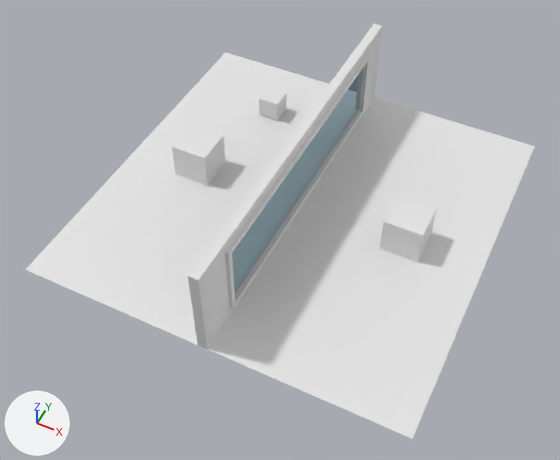
What one commit did to the glTF model game/source/map.glb.
Both versions are drawn from a 50 mm camera at (11.8, -25.8, 28.6) aimed at (-0.4, -1.4, -1.9). Arrows for +X, +Y and +Z are at lower left; the lights stay in place. Where no turn or scale is listed for an object, it has been applied to the vertices.

Names of what the first picture shows: 'Cube -col', 'Cube2 -col', 'floor -col', 'mirror -col', 'wall -col'.
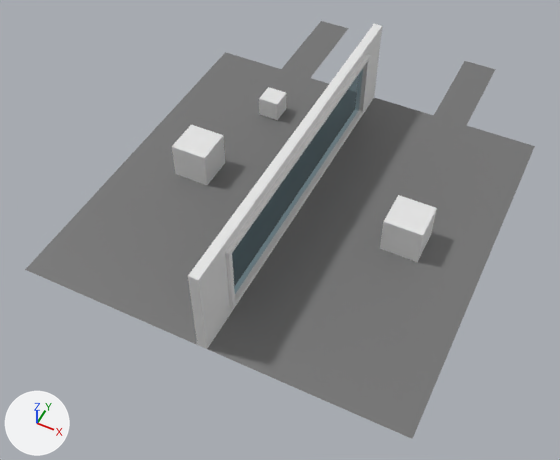
Where the newer file only moved an object's origin or applied its transform, the numbers keep the older frame.

Pixel boxes (x1, y1, x2, y2) of what changed, in the pictures (560 x 460 px):
'floor -col', recoloured (white to grey): (25, 52, 535, 439) in both
'Plane -col', added: after (282, 21, 496, 125)

The change, as a list of edits to the scene's bpy script:
```text
Add mat_material_002:
    mat_material_002 = principled_material('Material.002')
    mat_material_002.base_color = (0.174, 0.174, 0.174)  # grey #747474
Change me_plane:
    where me_plane.from_pydata(...)  # 4 vertices, 2 faces; spans x -10.0..10.0, y -10.0..10.0, z -1.0
    add me_plane.materials.append(mat_material_002)  # grey #747474
Add me_plane_001:
    me_plane_001.from_pydata([(4.0, 10.0, -1.0), (6.0, 10.0, -1.0), (4.0, 16.0, -1.0), (6.0, 16.0, -1.0), (-4.0, 10.0, -1.0), (-6.0, 10.0, -1.0), (-4.0, 16.0, -1.0), (-6.0, 16.0, -1.0)], [], [(0, 1, 3), (0, 3, 2), (4, 6, 7), (4, 7, 5)])
    me_plane_001.materials.append(mat_material_002)  # grey #747474
Add ob_plane__col:
    ob_plane__col = bpy.data.objects.new('Plane -col', me_plane_001)
    ob_plane__col.location = (0.0, 0.0, 0.0)
```
